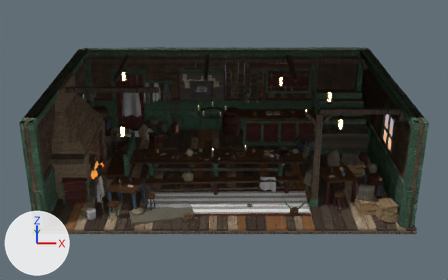
An edit to the Blender file tools/blends/interiors/inn-int.blend, drawn before and after from the same camera.
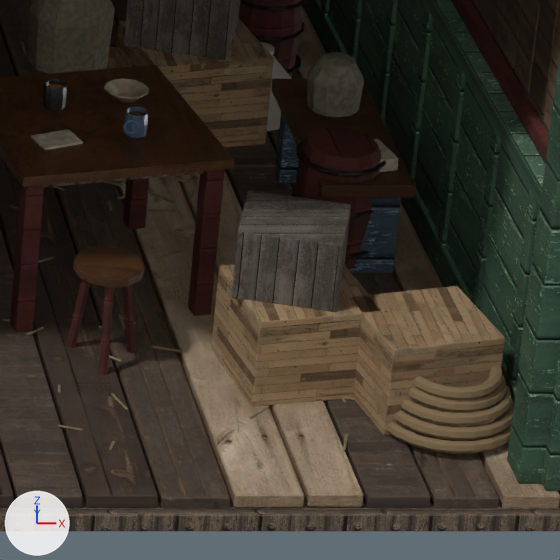
The first picture shows the older version from a 50 mm camera at (0.0, -17.79, 8.78) aimed at (0.0, 0.18, 0.94). The close-ups show the older and then the newer version on the part from 72% to 91% of the width and 56% to 85% of the height of that picture. Only the edits that show in the close-ups are written down. The axes (+X, +Y, +Z) are drawn at lower left. The lights are the same throughout.

Objects in the first close-up: 'density', 'foreground', 'kit_rope_coil.001', 'kit_wall_window', 'luggage', 'small_tables', 'wainscot', 'walk_floor', 'wall_right_f'.
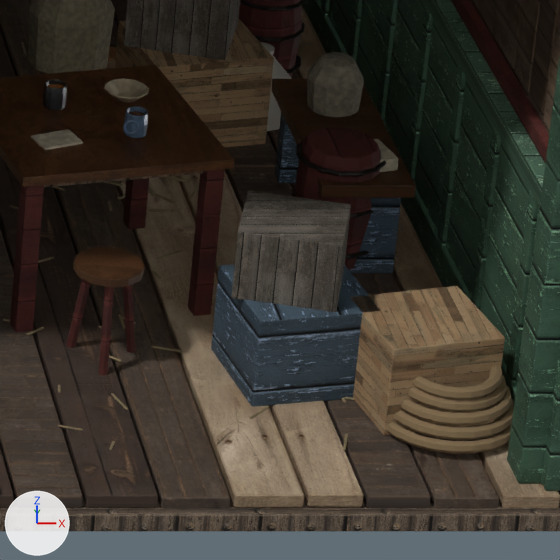
Where the change shows, as pixel boxes (x1, y1, x2, y2) in the close-ups (560 x 560 px):
part 1 of me_foreground, recoloured (brown to blue): (211, 264, 368, 407) in both

Diff of the bpy script that builds the scene:
```diff
--- a/tools/blends/interiors/inn-int.blend.py
+++ b/tools/blends/interiors/inn-int.blend.py
@@ me_foreground @@
 me_foreground.from_pydata(...)  # 850 vertices, 688 faces; spans x -3.94..4.56, y -3.39..-1.38, z -0.52..1.31
 # used by ob_foreground; location = (0.0, 0.0, 0.0)
+# me_foreground part 1: all 6 faces that had it switch from mat_mat_n_crate to mat_mat_n_blue
 me_foreground.materials.append(mat_mat_n_burlap)
```
